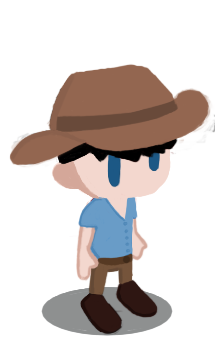
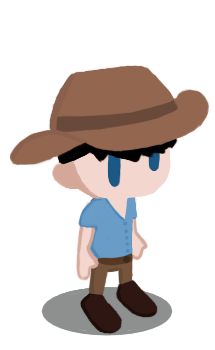
Layers edited between the first and the second 215 x 350 image:
painted on "Hate" (1st of 2, in "Frame 2" › "head") over <box>11,63,215,168</box>
painted on "Hair" (1st of 2, in "Frame 2" › "head") over <box>56,144,176,163</box>
painted on "Front Foot" (1st of 2, in "Frame 2" › "legs" › "front leg") over <box>103,303,123,336</box>
